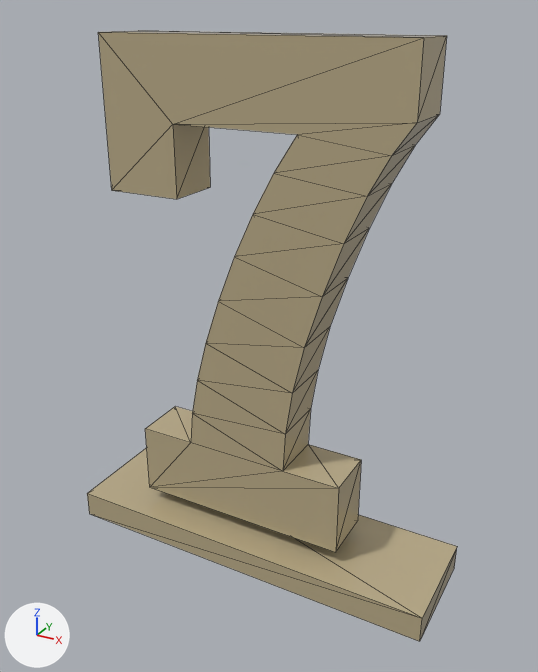
What one commit did to the glTF model Models/Numbers/num_7.glb.
One viewpoint serves both versions: a camera (50 mm lens) standing at (1.15, -2.04, 1.89) and looking at (0.03, 0.0, 0.87). The axes (+X, +Y, +Z) are drawn at lower left. The lights are the same throughout. Mesh edges are drawn as thin lines. Vertices at the same position are counted once.

The scene before the commit, as lines of its bpy script (objects in view):
```python
mat_numbers_mat = principled_material('numbers_mat')
mat_numbers_mat.base_color = (0.49, 0.41, 0.25)  # beige #baab89
mat_numbers_mat.roughness = 0.0955
me_000_005 = bpy.data.meshes.new('000.005')
me_000_005.from_pydata(...)  # 62 vertices, 116 faces; spans x -0.7..0.7, y -0.2..0.2, z 0.0..1.83
me_000_005.materials.append(mat_numbers_mat)  # beige #baab89
ob_num_7 = bpy.data.objects.new('num_7', me_000_005)
ob_num_7.location = (0.0, 0.0, 0.0)
```
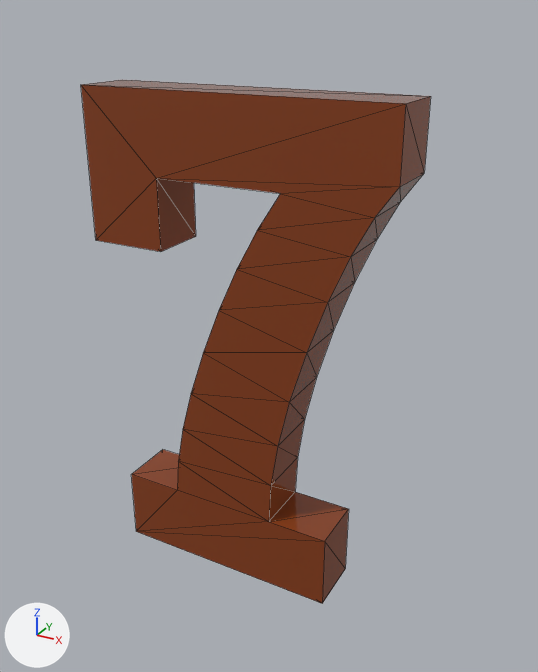
Where the change shows, as pixel boxes (x1, y1, x2, y2) in the pictures (538 x 672 px; the box of a moved part takes in the faces that stretch with it):
'num_7', recoloured, reshaped (14% shorter): before (87, 30, 457, 642); after (81, 80, 431, 604)
part 1 of me_000_005, moved or reshaped: before (98, 30, 447, 552); after (81, 80, 431, 604)
part 2 of me_000_005, deleted (beige): before (87, 448, 457, 642)

The change, as a list of edits to the scene's bpy script:
```text
Change mat_numbers_mat:
    mat_numbers_mat.base_color: (0.49, 0.41, 0.25) -> (0.249, 0.0496, 0.00958)  # beige #baac89 -> brown #893f19
Change me_000_005:
    where me_000_005.from_pydata(...)  # 62 vertices, 116 faces; spans x -0.7..0.7, y -0.2..0.2, z 0.0..1.83
    used by ob_num_7; location = (0.0, 0.0, 0.0)
    me_000_005 part 1: the loose piece of 54 vertices spanning x -0.52..0.52, y -0.1..0.1, z 0.15..1.83 is moved by (0.0, -0.1, -0.15)
    me_000_005 part 2: the loose piece of 8 vertices spanning x -0.7..0.7, y -0.2..0.2, z 0.0..0.1 is deleted
```
